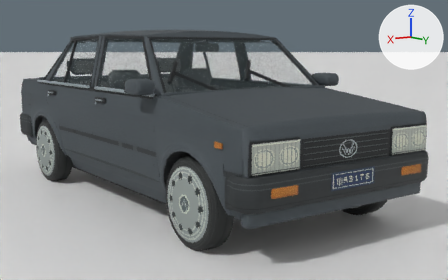
Before and after pictures for a commit that changed the Blender file art/temple/intro/santana.blend.
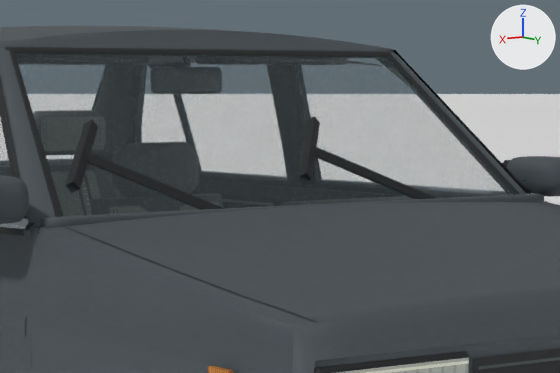
The first picture shows the older version from a 50 mm lens placed at (2.98, 5.02, 1.34), pointed at (-0.27, 0.47, 0.51). The close-ups show the older and then the newer version on the part from 32% to 74% of the width and 8% to 52% of the height of that picture. Only the edits that show in the close-ups are written down. Every picture has the same lights, and +X, +Y and +Z are marked at upper right.

In view in the first close-up: 'Glass / game uses animated rain shader', 'Studio ground / not part of asset', 'Wipers / preview pose only', 'headlamps.001', 'sedan_exterior.001' and 1 more.
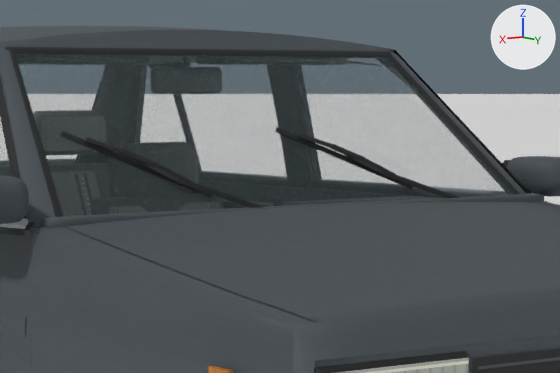
Patch to the scene script:
```diff
--- a/art/temple/intro/santana.blend.py
+++ b/art/temple/intro/santana.blend.py
@@ me_held_wiper_pose @@
 # used by ob_wipers___preview_pose_only; location = (0.0, 0.0, 0.0)
-me_held_wiper_pose.from_pydata(...)  # 96 vertices, 24 faces; spans x -0.479..0.676, y 0.924..1.206, z 0.983..1.247
+me_held_wiper_pose.from_pydata(...)  # 336 vertices, 84 faces; spans x -0.514..0.618, y 0.957..1.214, z 0.993..1.22
+# me_held_wiper_pose part 1: the loose piece of 4 vertices spanning x -0.207..-0.04, y 0.945..1.103, z 1.085..1.247 is rebuilt with 4 vertices and now spans x -0.382..-0.047, y 0.957..1.137, z 1.062..1.22
+# me_held_wiper_pose part 2: 8 loose pieces with 32 vertices, spanning x -0.479..0.676, y 0.924..1.206, z 0.983..1.247, are deleted
+# me_held_wiper_pose part 3: 32 vertices removed from x 0.226..0.676, y 0.924..1.206, z 0.983..1.247; 168 vertices added at x 0.146..0.618, y 0.957..1.214, z 0.993..1.22
+# me_held_wiper_pose part 4: 24 vertices removed from x -0.479..-0.029, y 0.924..1.206, z 0.983..1.247; 160 vertices added at x -0.514..-0.042, y 0.957..1.214, z 0.993..1.22
+# other edits to the shape of me_held_wiper_pose do not show in these pictures
 me_held_wiper_pose.materials.append(mat_santana_exterior)
```

Boxes (x1, y1, x2, y2) around the edits, measured in the close-ups (560 x 373 px):
'Wipers / preview pose only', reshaped (10% wider, 13% shorter): before (66, 116, 436, 209); after (61, 127, 468, 208)
part 1 of me_held_wiper_pose, rebuilt (not visible afterwards): before (307, 117, 320, 179)
part 2 of me_held_wiper_pose, deleted: before (67, 173, 312, 190)
part 3 of me_held_wiper_pose, reshaped: before (66, 119, 225, 209); after (61, 131, 262, 208)
part 4 of me_held_wiper_pose, reshaped: before (299, 116, 436, 199); after (275, 127, 468, 202)
